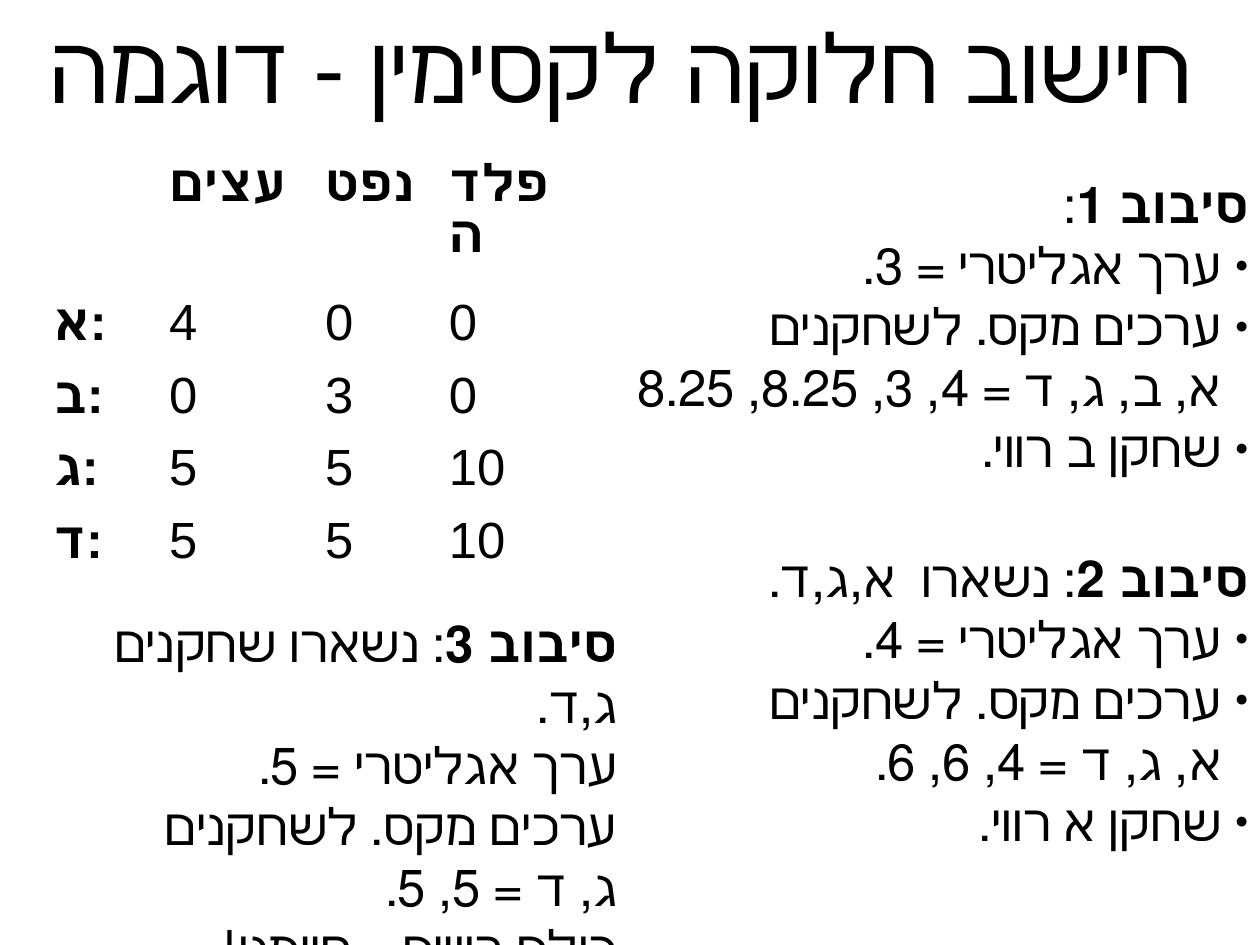
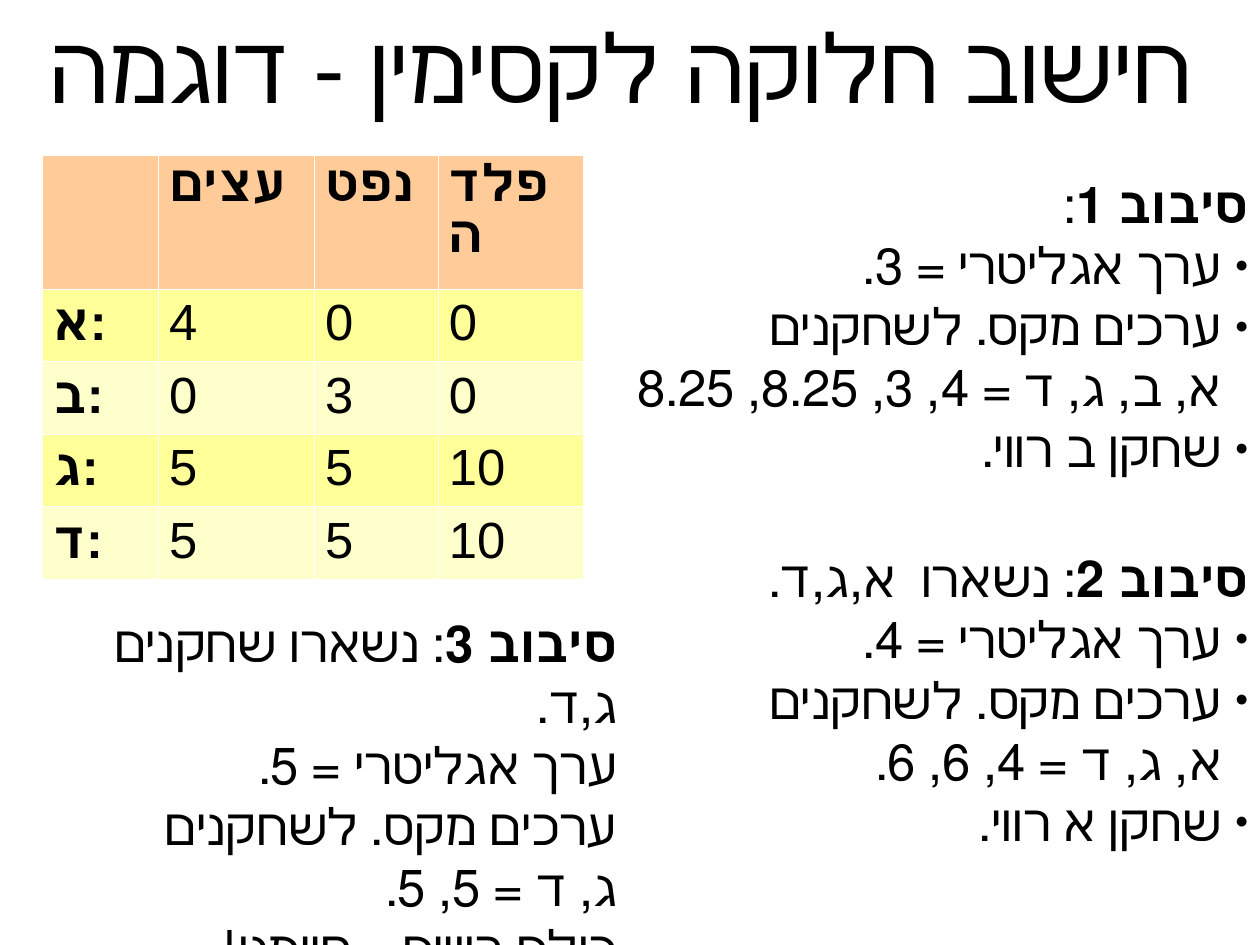
Before and after one commit to erelsgl-at-ariel/algorithms-5783, a slide deck: slide 26 of 02-pareto-efficiency/slides-leximin.odp (slide 25 before the commit). Drawn at 1260x945 pixels with LibreOffice and Linux fonts; fonts in the diff are those of the drawing. Boxes give left, top, right and bottom in pixels: in the first picture for what was removed or moved away, otherwise in the second. Text is boxed around its words. In the diff, an @@ line names an element or a change of style, - is before the commit and + after.

```diff
--- a/02-pareto-efficiency/slides-leximin.odp
+++ b/02-pareto-efficiency/slides-leximin.odp
@@ table at (x1=42, y1=155, x2=582, y2=910) @@
@@ fill #FFFFFF to #FFCC99 in row 1 @@
@@ fill #FFFFFF to #FFFF99 in 8 cells @@
@@ fill #FFFFFF to #FFFFCC in 8 cells @@
@@ borders changed @@
```
Also in this commit, not shown: 8 other slides changed, 1 slide added, 2 other files.
